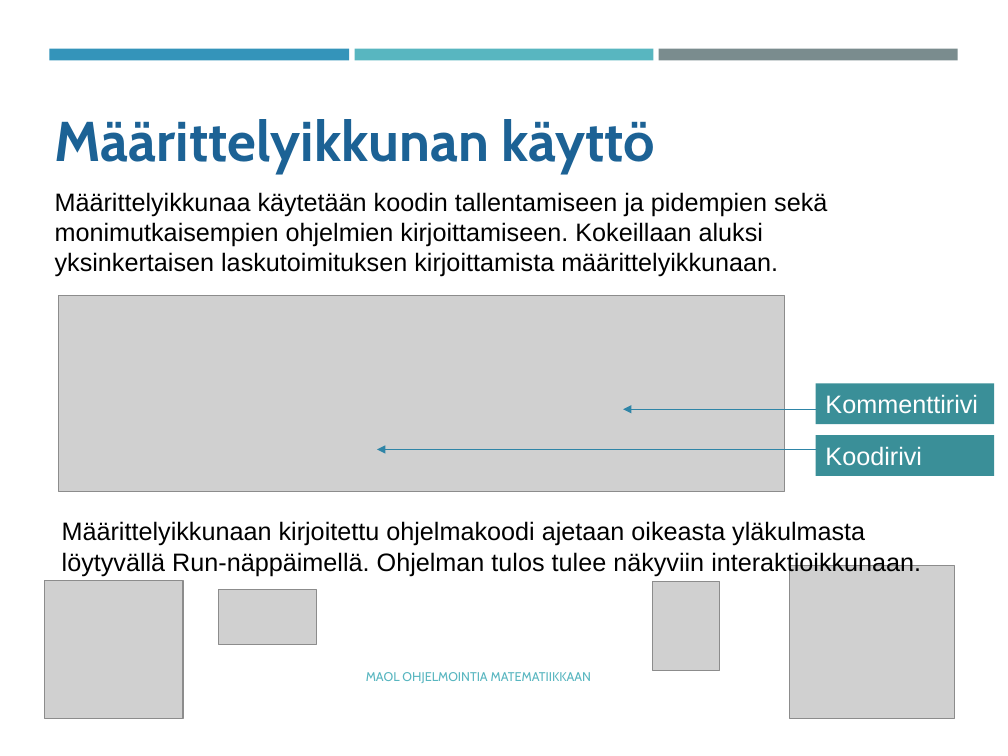
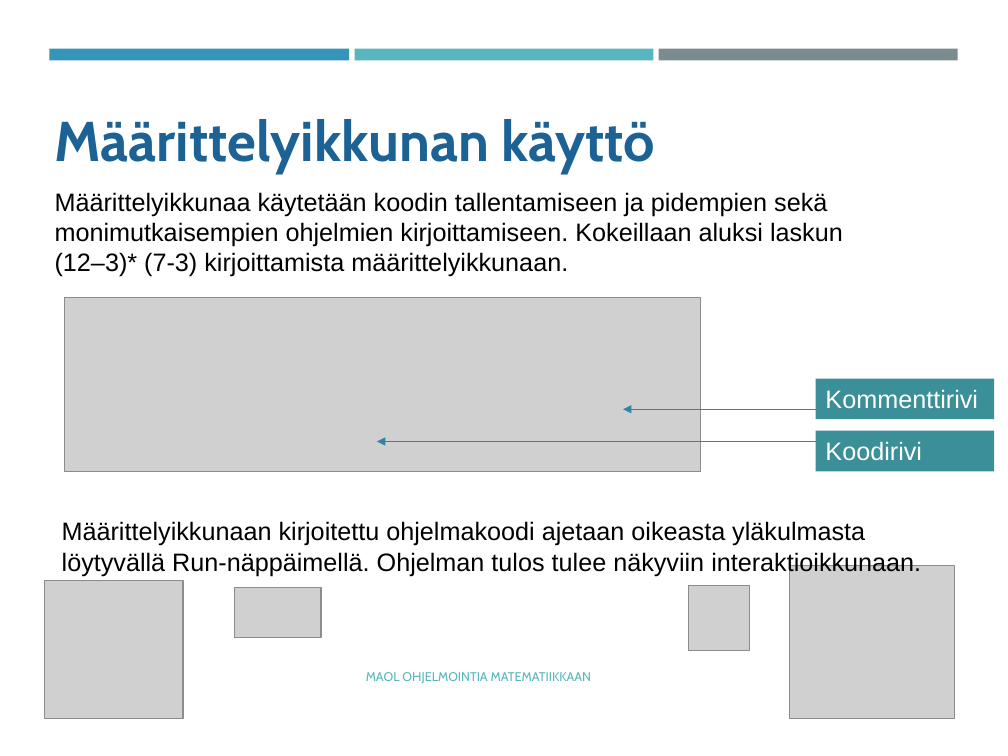
Before and after one commit to tyynetyyne/tyynetyyne.github.io, a slide deck: slide 17 of tehtavat/tiedostot/maol/power_point/Racket-MAOL-5-6-tutustuminen-ohjelmointiymparistoon.pptx. Drawn at 1008x756 pixels with LibreOffice and Linux fonts; fonts in the diff are those of the drawing; grey boxes stand for pictures. Boxes give left, top, right and bottom in pixels: in the first picture for what was removed or moved away, otherwise in the second. Text is boxed around its words. In the diff, an @@ line names an element or a change of style, - is before the commit and + after.

```diff
--- a/tehtavat/tiedostot/maol/power_point/Racket-MAOL-5-6-tutustuminen-ohjelmointiymparistoon.pptx
+++ b/tehtavat/tiedostot/maol/power_point/Racket-MAOL-5-6-tutustuminen-ohjelmointiymparistoon.pptx
@@ text at (55,192,843,277): text changed @@
-Määrittelyikkunaa käytetään koodin tallentamiseen ja pidempien sekä monimutkaisempien ohjelmien kirjoittamiseen. Kokeillaan aluksi yksinkertaisen laskutoimituksen kirjoittamista määrittelyikkunaan.
+Määrittelyikkunaa käytetään koodin tallentamiseen ja pidempien sekä monimutkaisempien ohjelmien kirjoittamiseen. Kokeillaan aluksi laskun
+(12–3)* (7-3) kirjoittamista määrittelyikkunaan.
@@ picture: place and size @@
-picture at (58,295,784,492)
+picture at (65,297,702,471)
@@ rectangle "Kommenttirivi": place and size @@
-rectangle "Kommenttirivi" at (815,383,994,423)
+rectangle "Kommenttirivi" at (815,379,994,419)
@@ arrow moved from (815, 450) - (377, 450) to (815, 442) - (377, 442) @@
@@ rectangle "Koodirivi": place and size @@
-rectangle "Koodirivi" at (815,435,994,476)
+rectangle "Koodirivi" at (815,430,994,471)
@@ picture: place and size @@
-picture at (219,589,317,644)
+picture at (234,588,321,638)
@@ picture removed at (652,582,719,670) @@
@@ picture added at (688,586,749,651) @@
```
Also in this commit, not shown: 18 other slides changed.
